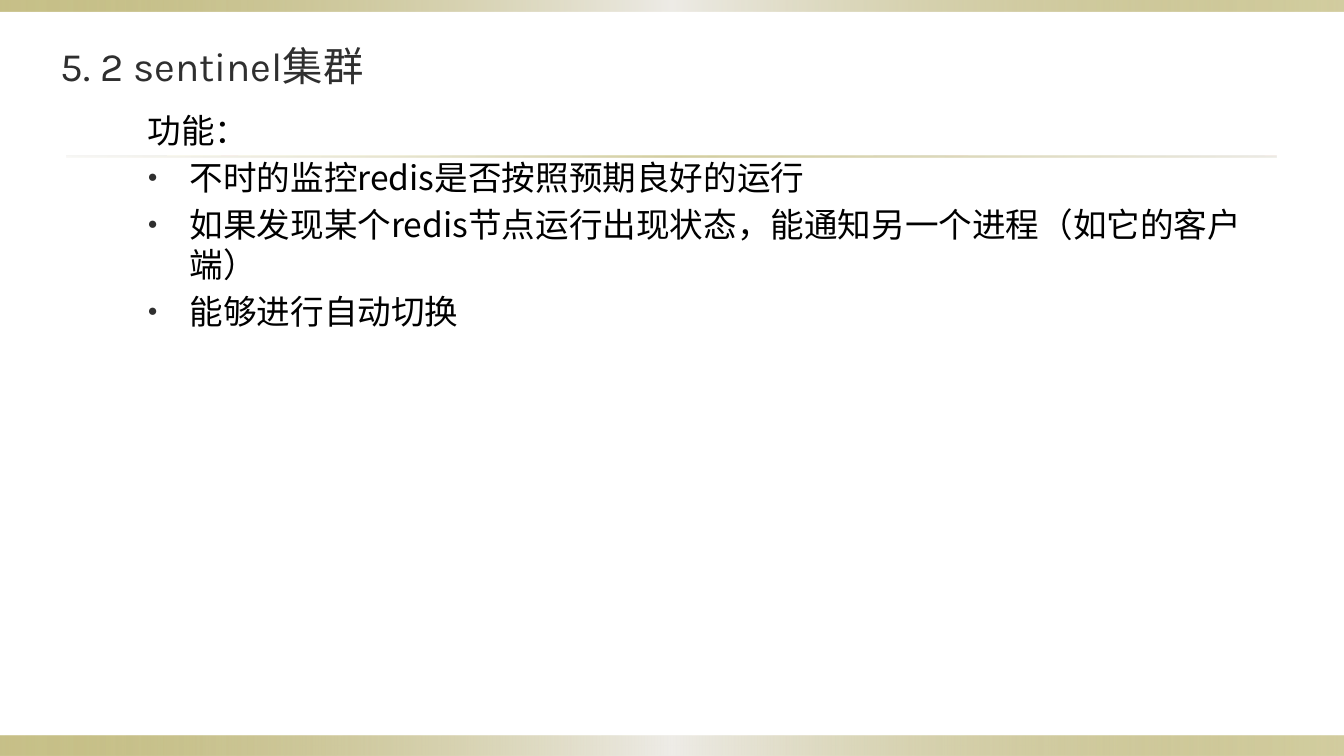
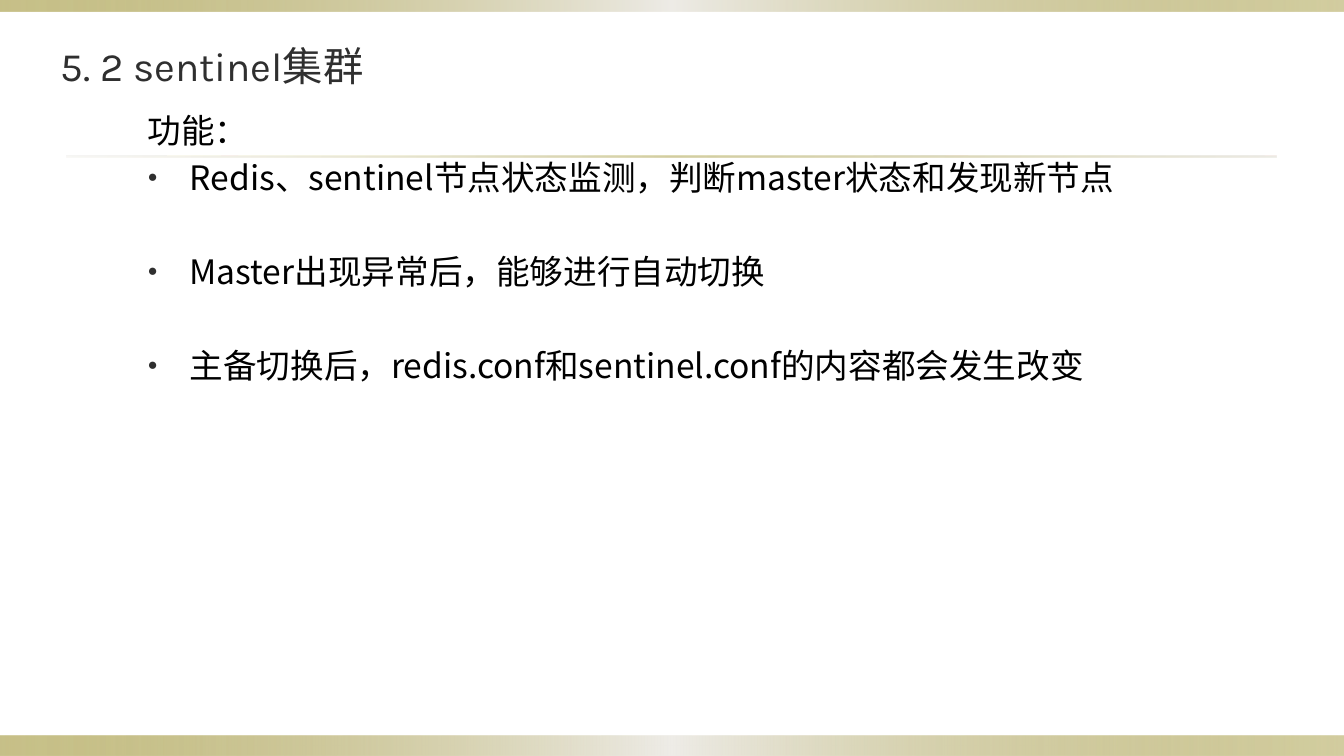
Before and after one commit to sunyanxia/demo1, a slide deck: slide 26 of redis.pptx. Drawn at 1344x756 pixels with LibreOffice and Linux fonts; fonts in the diff are those of the drawing; background and template pictures are left out. Boxes give left, top, right and bottom in pixels: in the first picture for what was removed or moved away, otherwise in the second. Text is boxed around its words. In the diff, an @@ line names an element or a change of style, - is before the commit and + after.

Commit message:
jjj

```diff
--- a/redis.pptx
+++ b/redis.pptx
@@ text at (x1=190, y1=155, x2=1114, y2=382): text changed @@
-  ● 不时的监控redis是否按照预期良好的运行
-  ● 如果发现某个redis节点运行出现状态，能通知另一个进程（如它的客户端）
-  ● 能够进行自动切换
+  ● Redis、sentinel节点状态监测，判断master状态和发现新节点
+  ● Master出现异常后，能够进行自动切换
+  ● 主备切换后，redis.conf和sentinel.conf的内容都会发生改变
```
Also in this commit, not shown: 1 other slide changed.
